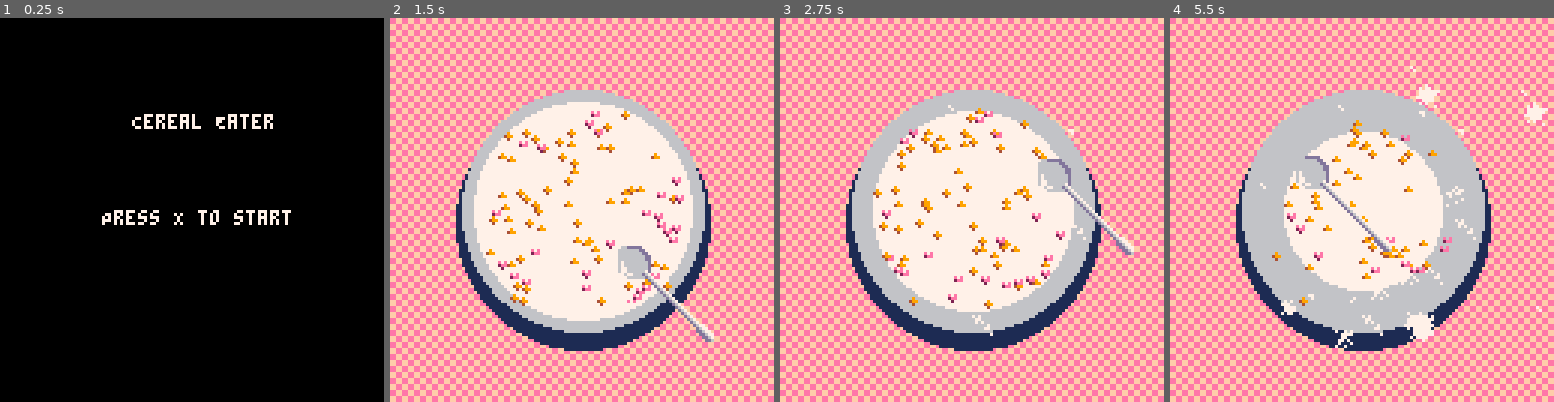
Above: before the commit, frames 1-4 (left to right).
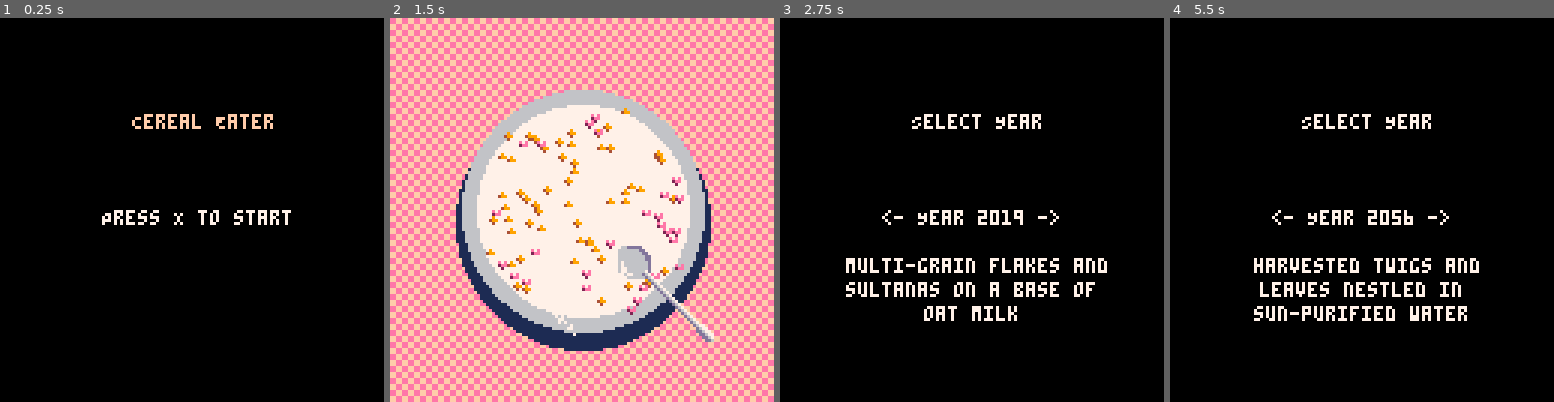
Above: after the commit, the same moments.

Repository: oddgoo/pico8-games
Game: PICO-8 cartridge cereal-eater.p8
Two runs of this game, one before a commit and one after it. Both use one fixed random seed, a clock stepped at 60 frames per second and the inputs below.
Inputs:
- Up to frame 1 (0.25 s): no input
- Up to frame 2 (1.5 s): tap X (X key) at 0.33, 1.07 s; tap O (Z key) at 0.7 s
- Up to frame 3 (2.75 s): hold Right 1.6-2.1 s; tap O (Z key) at 1.7, 2.1, 2.5 s; tap X (X key) at 1.85 s; hold Up 2.15-2.42 s; hold Right from 2.47 s (still down)
- Up to frame 4 (5.5 s): tap O (Z key) every 0.4 s from 2.9 to 5.3 s; tap X (X key) at 2.97, 4.08, 5.2 s; release Right at 3.03 s; hold Left 3.08-3.58 s; hold Down 3.63-3.97 s; hold Right 4.02-4.68 s; hold Up 4.73-5.03 s; hold Left from 5.08 s (still down)

The runs differ from the first frame. In frame 1, 0.6% of the frame differs, in the area x 34-72%, y 25-29%; in frame 2, 2.2%; in frame 3, 98%; in frame 4, 99%, in the area x 0-100%, y 0-100%.

Commit message:
-prize mechanic and sprites for all years. -Menu with descriptions -Bowl finishing mechanic

Diff:
--- a/cereal-eater.p8
+++ b/cereal-eater.p8
@@ -5,68 +5,143 @@
 center = 64
 t=0
 
-game_state = "title"
-selected_year = 1
+nav_state = "title"
+game_state = "eating"
+outro_time = 0
+
+selected_year 	= 1
 years = {
-    {bg=0xef, milk=7, flakes={1,2}, label="1992",  bgp = 0b1100110000110011},
-    {bg=0x49, milk=15, flakes={3,4}, label="2019", bgp = 0b0011011011000110},
-    {bg=0x15, milk=12, flakes={5,6}, label="2056", bgp = 0b0101011010100101},
-	{bg=0x01, milk=0, flakes={7,8}, label="3000",  bgp = 0b1111101111111111}
+    {bg=0xef, milk=7, flakes={1,2}, label="1992",  bgp = 0b1100110000110011, prizes={21,22},
+	 description = "sugar-infused grain clusters and marshmallows on a bowl of full-cream milk",
+
+},
+    {bg=0x49, milk=7, flakes={3,4}, label="2019", bgp = 0b0011011011000110, prizes={37,38},
+	description = "multi-grain flakes and sultanas on a base of oat milk",
+
+},
+    {bg=0x15, milk=12, flakes={5,6}, label="2056", bgp = 0b0101011010100101, prizes={39,40},
+	description = "harvested twigs and leaves nestled in sun-purified water",
+
+},
+	{bg=0x01, milk=0, flakes={7,8}, label="3000",  bgp = 0b1111101111111111, prizes={41,42},
+	description = "stars and cosmic bodies swimming in cosmic ether",
+
+}
 }
 function _init()
 	 -- Initialize title screen
 end
 
 function _update()
-	if game_state == "title" then
-	 if btnp(❎) then game_state = "year_select" end
-	elseif game_state == "year_select" then
+	if nav_state == "title" then
+	 if btnp(❎) then nav_state = "year_select" end
+	elseif nav_state == "year_select" then
 	 if btnp(⬅️) then selected_year = max(1, selected_year - 1) end
 	 if btnp(➡️) then selected_year = min(#years, selected_year + 1) end
 	 if btnp(❎) then start_game() end
 	else
 	 t=t+1
-	 move_spoon()
+	end
+
+	if game_state == "eating" then
+		move_spoon()
+		if radius < 4 then
+			game_state = "finished"
+		end
+	end
+
+	if game_state == "finished" then
+	 outro_time += 1
+	 if outro_time > 60 then
+		start_game()
+	 end
+
+	end
+
+	if(btnp(4)) then
+		nav_state = "year_select"
 	end
 end
 
 function start_game()
+	game_state = "eating"
+	nav_state = "game"
+	radius = 32
+	outro_time = 0
+	splashes = {}
 	setup_flakes()
-	game_state = "game"
+	a={0,0}
+	sp={80,80}
+	acc = 1.5
+	size=32
+	s_state = 0
 end
 
 function _draw()
-	if game_state == "title" then
+	if nav_state == "title" then
 	 cls()
-	 print("Cereal Eater", 44, 32, 7)
+	 print("Cereal Eater", 44, 32, 15)
 	 print("Press X to start", 34, 64, 7)
-	elseif game_state == "year_select" then
+	elseif nav_state == "year_select" then
 	 cls()
 	 print("Select Year", 44, 32, 7)
 	 print("<- Year " .. years[selected_year].label .. " ->", 34, 64, 7)
+	 local description = years[selected_year].description
+	 local lines = {}
+	 local max_line_length = 24
+	 local current_line = ""
+	 for word in all(split(description, " ")) do
+		if #current_line + #word + 1 <= max_line_length then
+			current_line = current_line .. " " .. word
+		else
+			add(lines, current_line)
+			current_line = word
+		end
+	 end
+	 add(lines, current_line)
+
+	 local y = 80
+	 for line in all(lines) do
+		local x = (128 - #line * 4) / 2
+		print(line, x, y, 7)
+		y += 8
+	 end
+
 	else
-	 local year = years[selected_year]
-
-	 -- Background
-	 fillp(years[selected_year].bgp)
-	 rectfill(0,0,128,128,year.bg)
-	 fillp()
-
-	 -- Bowl and milk
-	 circfill(64,68,42,1)
-	 circfill(64,64,40,6)
-	 circfill(64,64,20,15)
-	 circfill(64,64,radius+4,year.milk)
-
-	 draw_splashes()
-
-	 move_flakes()
-	 collide_flakes()
-	 bound_flakes()
-	 draw_flakes()
-
-	 update_spoon()
-	end
+		local year = years[selected_year]
+
+		if game_state == "eating" then
+			-- Background
+			fillp(years[selected_year].bgp)
+			rectfill(0,0,128,128,year.bg)
+			fillp()
+
+			-- Bowl and milk
+			circfill(64,68,42,1)
+			circfill(64,64,40,6)
+			circfill(64,64,20,15)
+
+			draw_splashes()
+			draw_animated_sprite({years[selected_year].prizes[1], years[selected_year].prizes[2]}, 60, 45)
+
+			circfill(64,64,radius+4,year.milk)
+
+			move_flakes()
+			collide_flakes()
+			bound_flakes()
+			draw_flakes()
+
+			update_spoon()
+		else
+			cls()
+			draw_animated_sprite({years[selected_year].prizes[1], years[selected_year].prizes[2]}, 60, 50-outro_time/1.5)
+		end
+	end
+end
+
+function draw_animated_sprite(frames, x, y)
+	local frame_index = flr(t / 8) % #frames + 1
+	spr(frames[frame_index], x, y)
 end
 
 -->8
@@ -93,7 +168,7 @@
 spoon_offset = -4
 
 function update_spoon()
-	if(btn(4)) then
+	if(btn(5)) then
 	 if (s_state == 0) then
 	  sfx(1)
 	  add_splash(sp[1],sp[2])
@@ -155,6 +230,7 @@
 
 function setup_flakes()
     flakes = {}
+	dry_flakes = {}
     local year = years[selected_year]
     for i=1,flake_amount do
         add(flakes, {
@@ -348,20 +424,20 @@
 000000000000000066d000000000000000000000000000004000030b000000000007077000000070000000000000000000000000000777777700000000000000
 066ddddd0677666667d000000000000000000000000000000000000000099000000000003bb00fa0000000000000000000000000007077770000000000000000
 666666dd00677666d6700000000000000000000003b003b003b003b0044449000000007903b009fa000000000000000000000000000000700000000000000000
-66666666000666666d6700000000000000000000307330733073307324244900000009400030009f000000000000000000000000000000000000000000000000
-666666660000000000d6700000000000000000003003300330033003242244000000940000000000000000000000000000000000000000000000000000000000
-6666666600000000000d67000000000000000000e333333ee303303e024420000009200000000000000000000000000000000000000000000000000000000000
-67666666000000000000d67000000000000000000300003003300330002200000092000000000000000000000000000000000000000000000000000000000000
-676666660000000000000d6700000000000000000033330000333300000000000420000000000000000000000000000000000000000000000000000000000000
-6776666600000000000000d670000000000000000000000000000000000000002200000000000000000000000000000000000000000000000000000000000000
-00000000000000000000000d67000000000000000000000000000000000000000000000000000000000000000000000000000000000000000000000000000000
-000000000000000000000000d6700000000000000000000000000000000000000000000000000000000000000000000000000000000000000000000000000000
-0000000000000000000000000d670000000000000000000000000000000000000000000000000000000000000000000000000000000000000000000000000000
-00000000000000000000000000d67000000000000000000000000000000000000000000000000000000000000000000000000000000000000000000000000000
-000000000000000000000000000d6700000000000000000000000000000000000000000000000000000000000000000000000000000000000000000000000000
-0000000000000000000000000000d670000000000000000000000000000000000000000000000000000000000000000000000000000000000000000000000000
-00000000000000000000000000000d67000000000000000000000000000000000000000000000000000000000000000000000000000000000000000000000000
-000000000000000000000000000000d6700000000000000000000000000000000000000000000000000000000000000000000000000000000000000000000000
+66666666000666666d6700000000000000000000317331733173317324244900000009400030009f000000000000000000000000000000000000000000000000
+666666660000000000d6700000000000000000003113311331133113242244000000940000000000000000000000000000000000000000000000000000000000
+6666666600000000000d67000000000000000000e333333ee313313e000000000009200000000000000000000000000000000000000000000000000000000000
+67666666000000000000d67000000000000000000311113003311330000000000000000000000000000000000000000000000000000000000000000000000000
+676666660000000000000d6700000000000000000033330000333300000000000000000000000000000000000000000000000000000000000000000000000000
+6776666600000000000000d670000000000000000000000000000000000000000000000000000000000000000000000000000000000000000000000000000000
+00000000000000000000000d67000000000000000088880000888800028007700000000000d0d0d0000000000000000000000000000000000000000000000000
+000000000000000000000000d67000000000000008765780087657802888887702800770d0101010000000000000000000000000000000000000000000000000
+0000000000000000000000000d670000000000008777c77887777778288888870288887010777710001616100000000000000000000000000000000000000000
+00000000000000000000000000d67000000000008577c76885c7776828888887028888706778877616d6d6d60000000000000000000000000000000000000000
+000000000000000000000000000d670000000000867cc758867ccc58228888870228887067788776d66666650000000000000000000000000000000000000000
+0000000000000000000000000000d670000000008777777887777778022888800022220006777760057887500000000000000000000000000000000000000000
+00000000000000000000000000000d67000000000876578008765780002222000002200000666600005555000000000000000000000000000000000000000000
+000000000000000000000000000000d6700000000088880000888800000220000000000000000000000000000000000000000000000000000000000000000000
 0000000000000000000000000000000d670000000000000000000000000000000000000000000000000000000000000000000000000000000000000000000000
 00000000000000000000000000000000d67000000000000000000000000000000000000000000000000000000000000000000000000000000000000000000000
 000000000000000000000000000000000d6770000000000000000000000000000000000000000000000000000000000000000000000000000000000000000000
